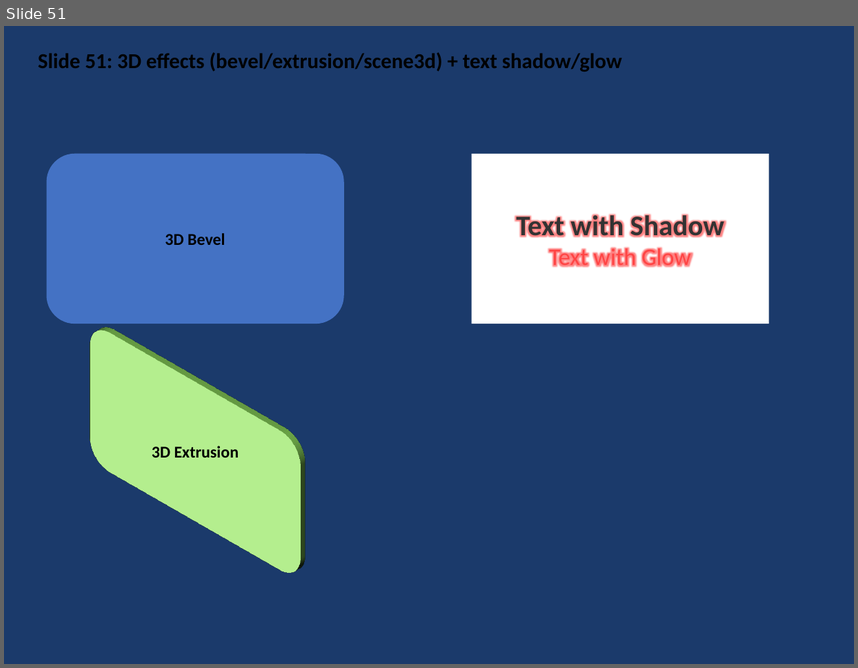
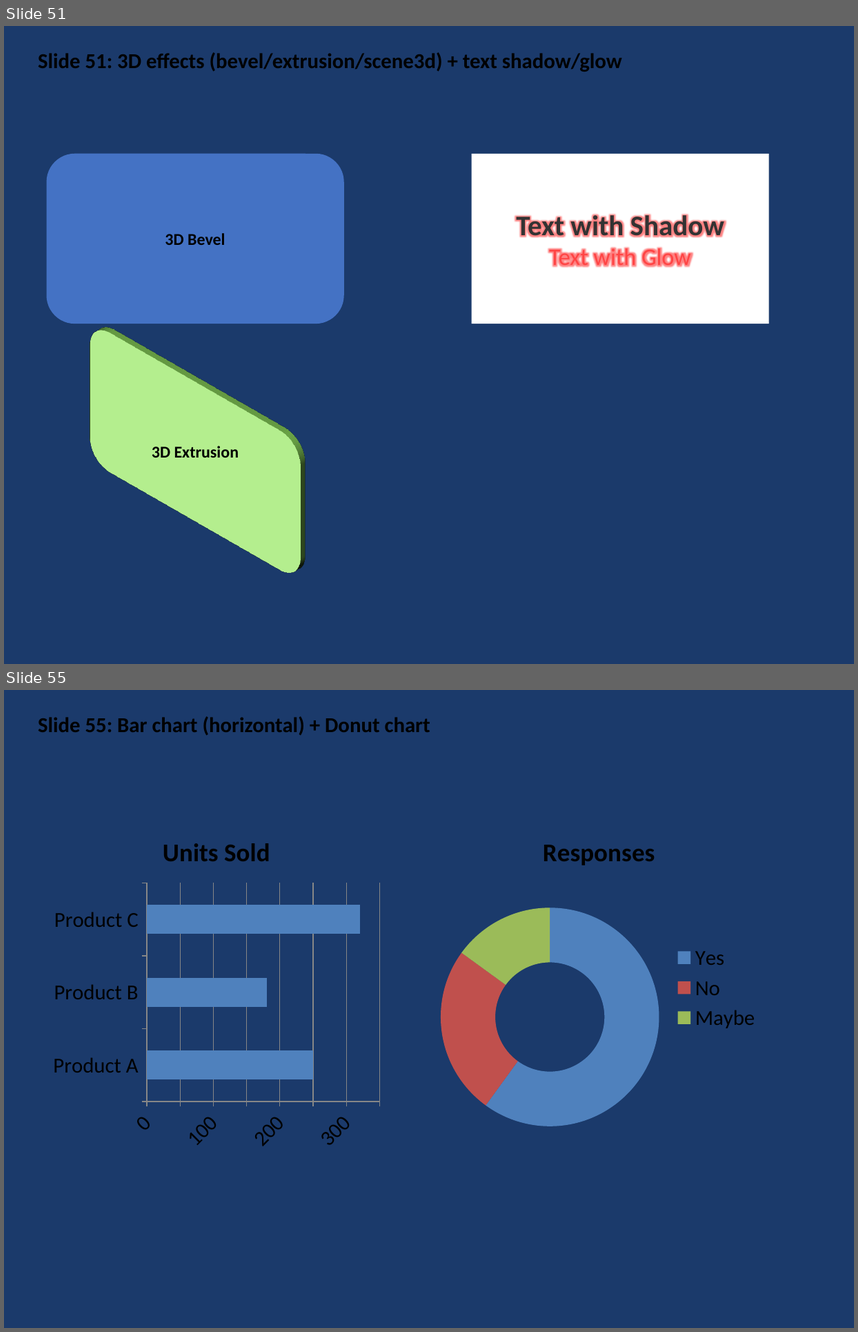
Before and after one commit to t-ujiie-g/pptx-svg, a slide deck: test_fixtures/test_features.pptx. Shown one above the other, each under a label of ours: slide 51 before the commit, slides 51 and 55 after it; the slides between them are not shown. The pictures are 858x668 and 858x1332 pixels, drawn with LibreOffice and Linux fonts; fonts in the diff are those of the drawing. Boxes give left, top, right and bottom in pixels: in the first picture for what was removed or moved away, otherwise in the second. Text is boxed around its words. In the diff, an @@ line names an element or a change of style, - is before the commit and + after.

```diff
--- a/test_fixtures/test_features.pptx
+++ b/test_fixtures/test_features.pptx
@@ slide 55 added at bbox=[4, 690, 854, 1328], background #1B3A6B @@
@@ text added at bbox=[38, 716, 430, 736], 18 pt, text #000000, bold @@
+Slide 55: Bar chart (horizontal) + Donut chart
@@ bar chart added at bbox=[47, 818, 386, 1158] @@
+title "Units Sold"
+categories: Product A, Product B, Product C
+Units Sold: 250, 180, 320
@@ doughnut chart added at bbox=[429, 818, 769, 1158] @@
+title "Responses"
+categories: Yes, No, Maybe
+Responses: 60, 25, 15
```
Also in this commit, not shown: 3 other slides added, 12 other files.
